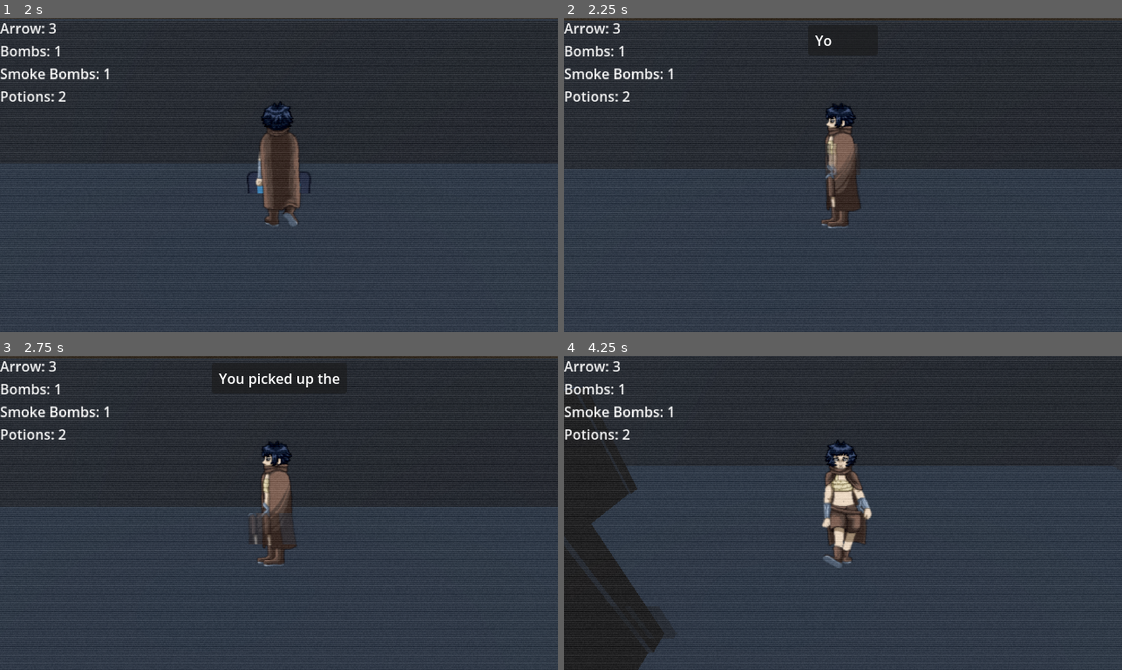
Above: before the commit, frames 1-4 (two rows, left to right).
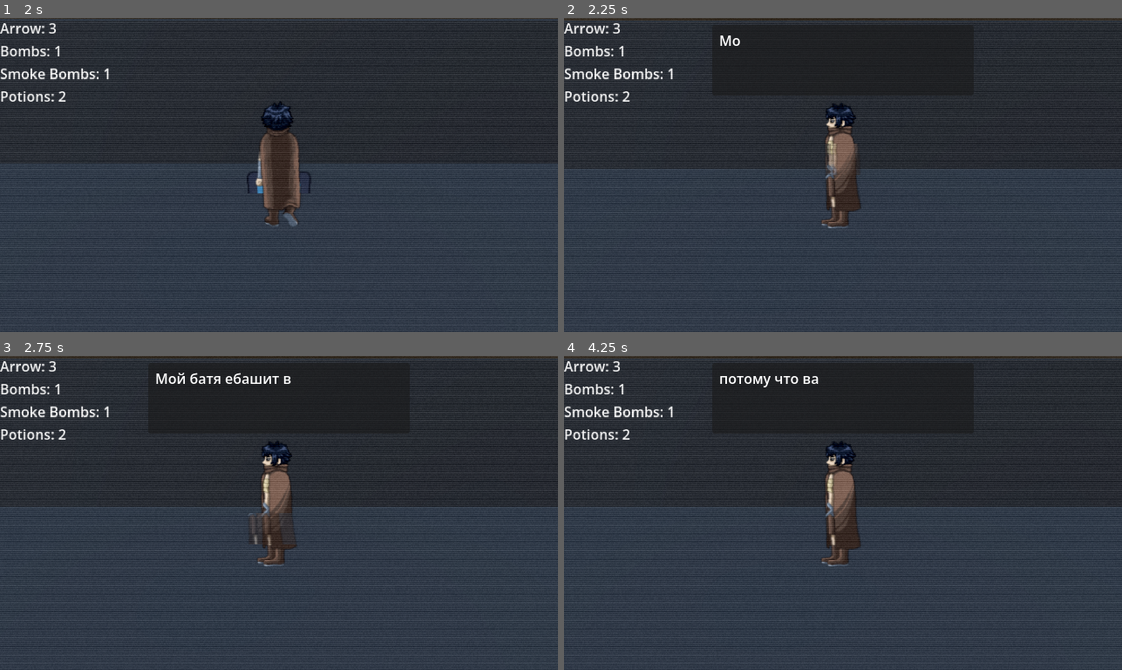
Above: after the commit, the same moments.

Repository: Torchki-Inc/godot-wild-jam-95
Game: Godot game, scene res://debug/scenes/test_world.tscn
Two runs of this game, one before a commit and one after it. Both use one fixed random seed, a clock stepped at 60 frames per second and the inputs below. This scene is started directly instead of the project's main scene. The engine's default icon, where the game draws it, is replaced by a stand-in: a white triangle on a blue panel in a dark square.
Inputs:
- Up to frame 1 (2 s): hold E (interact) 0.53-1.28 s; hold W (move_up) from 0.53 s (still down); tap E (interact) at 1.35 s
- Up to frame 2 (2.25 s): release W (move_up) at 2.03 s; hold A (move_left) from 2.03 s (still down); hold E (interact) from 2.03 s (still down)
- Up to frame 3 (2.75 s): keep holding A (move_left); keep holding E (interact)
- Up to frame 4 (4.25 s): release E (interact) at 2.78 s; tap E (interact) at 2.85 s; tap Enter at 3.5 s; release A (move_left) at 3.53 s; hold S (move_down) from 3.53 s (still down); hold E (interact) from 3.53 s (still down)

Frame 1 is identical in both runs. In frame 2, 0.1% of the frame differs, in the area x 27-48%, y 2-9%; in frame 3, 0.6%; in frame 4, 8.0%, in the area x 0-56%, y 3-100%.

Commit message:
Messages are working. Thats all.

Diff:
--- a/wild_game_95/scenes/items/item.gd
+++ b/wild_game_95/scenes/items/item.gd
@@ -43,7 +43,9 @@
 			GameState.player.arrows += 1
 		ItemType.KEY:
 			GameState.add_key(key_id)
-	MessageManager.show_message("item_pickup", {"item": item_name} )
+	# MessageManager.show_message("item_pickup", {"item": item_name} )
+	MessageManager.show_custom_message("Мой батя ебашит вообще адовые блюда. Ну такой вот примерно рецепт усредненный, потому что вариаций масса. Берется суп, он не греется, греть – это не про моего батю. Он берет это суп, вываливает его на сковороду и начинает жарить. Добавляет в него огромное количество лука, чеснока, перца черного и красного МУКИ! для вязкости, томатная паста сверху. Все это жарится до дыма. Потом снимается с огня и остужается на балконе. Потом батя заносит и щедро полив майонезом начинает есть. При этом ест со сковороды шкрябая по ней ложкой. Ест и приговаривает полушепотом ух бля. При этом у него на лбу аж пот выступает. Любезно мне иногда предлагает, но я отказываюсь. Надо ли говорить о том какой дичайший пердеж потом?
+		Вонища такая, что обои от стен отклеиваются.")
 	queue_free()
 
 func _set_name() -> void:
--- a/wild_game_95/scenes/level/door.gd
+++ b/wild_game_95/scenes/level/door.gd
@@ -3,6 +3,7 @@
 
 @export var area: Area3D
 @export var required_key: String = ""
+
 
 var player_in_area: bool = false
 
--- a/wild_game_95/scenes/ui/message_ui.gd
+++ b/wild_game_95/scenes/ui/message_ui.gd
@@ -2,6 +2,7 @@
 
 @onready var panel: PanelContainer = $PanelContainer
 @onready var label: RichTextLabel = $PanelContainer/MarginContainer/RichTextLabel
+# @onready var arrow: TextureRect = $PanelContainer/Arrow
 
 var full_text: String = ""
 var typing: bool = false
@@ -11,6 +12,13 @@
 
 	panel.modulate.a = 0.0
 	MessageManager.message_displayed.connect(_on_message_shown)
+# 	arrow.visible = !typing
+
+# func _process(delta: float) -> void:
+# 	if typing:
+# 		arrow.visible = false
+# 		return
+# 	arrow.visible = int(Time.get_ticks_msec() / 400.0) % 2 == 0
 
 func _on_message_shown(text: String) -> void:
 	full_text = text
@@ -29,15 +37,14 @@
 	type_text()
 
 func type_text() -> void:
-
+	label.text = full_text        # весь текст сразу, целиком — переносы посчитаны один раз
+	label.visible_characters = 0  # но видно 0 символов
 	for i in full_text.length():
 		if !typing:
 			break
-		label.text = full_text.substr(0, i + 1)
-
+		label.visible_characters = i + 1
 		await get_tree().create_timer(0.025, true).timeout
-
-	label.text = full_text
+	label.visible_characters = full_text.length()
 	typing = false
 
 func _unhandled_input(event: InputEvent) -> void:
@@ -46,9 +53,8 @@
 
 	if event.is_action_pressed("interact"):
 		if typing:
-
 			typing = false
-			label.text = full_text
+			label.visible_characters = full_text.length()
 		else:
 			close_message()
 
--- a/wild_game_95/scenes/ui/message_ui.tscn
+++ b/wild_game_95/scenes/ui/message_ui.tscn
@@ -9,7 +9,7 @@
 
 [node name="PanelContainer" type="PanelContainer" parent="." unique_id=749181806]
 custom_minimum_size = Vector2(80, 0)
-custom_maximum_size = Vector2(250, -1)
+custom_maximum_size = Vector2(300, -1)
 anchors_preset = 5
 anchor_left = 0.5
 anchor_right = 0.5
@@ -31,4 +31,3 @@
 bbcode_enabled = true
 fit_content = true
 scroll_active = false
-horizontal_alignment = 3
--- a/wild_game_95/scripts/autoload/message_manager.gd
+++ b/wild_game_95/scripts/autoload/message_manager.gd
@@ -2,23 +2,47 @@
 
 signal message_displayed(text: String)
 
+const MAX_WORDS_PER_MESSAGE := 12
+
 var queue: Array[String] = []
 var is_displaying: bool = false
 
-func show_message(key: String, params: Dictionary):
-    var text: String = Message.TEXT.get(key, key)
-    for param_key in params:
-        text = text.replace("{%s}" % param_key, str(params[param_key]))
-    queue.append(text)
-    if not is_displaying:
-        process_message()
+func show_message(key: String, params: Dictionary = {}):
+	var text: String = Message.TEXT.get(key, key)
+	for param_key in params:
+		text = text.replace("{%s}" % param_key, str(params[param_key]))
+	_enqueue_split(text)
+	if not is_displaying:
+		process_message()
 
+func show_custom_message(text: String):
+	print("custom message: %s" % text)
+	_enqueue_split(text)
+
+func _enqueue_split(text: String) -> void:
+	var words: PackedStringArray = text.split(" ")
+	if words.size() <= MAX_WORDS_PER_MESSAGE:
+		queue.append(text)
+	else:
+		var chunks: PackedStringArray = []
+		for word in words:
+			chunks.append(word)
+			if chunks.size() >= MAX_WORDS_PER_MESSAGE:
+				queue.append(" ".join(chunks))
+				chunks.clear()
+		if not chunks.is_empty():
+			queue.append(" ".join(chunks))
+	if not is_displaying:
+		process_message()
 
 func process_message():
-    if queue.is_empty():
-        is_displaying = false
-        get_tree().paused = false
-        return
-    is_displaying = true
-    var text: String = queue.pop_front()
-    message_displayed.emit(text)
+	if queue.is_empty():
+		is_displaying = false
+		get_tree().paused = false
+		return
+	is_displaying = true
+	var text: String = queue.pop_front()
+	message_displayed.emit(text)
+
+func advance_message():
+	process_message()
